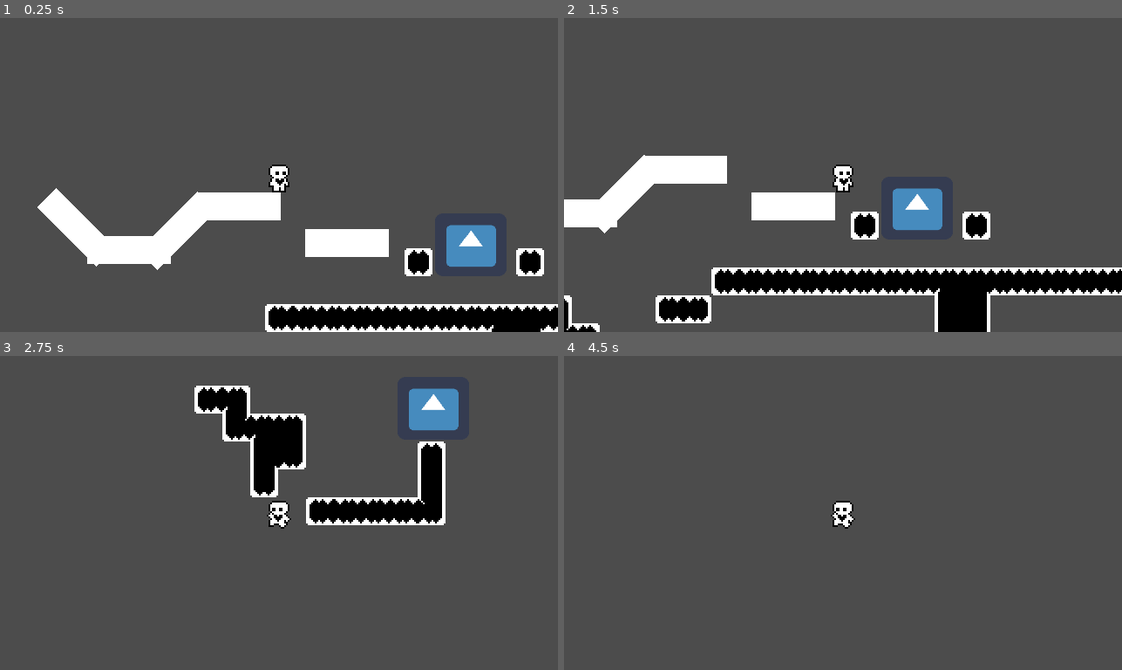
Above: before the commit, frames 1-4 (two rows, left to right).
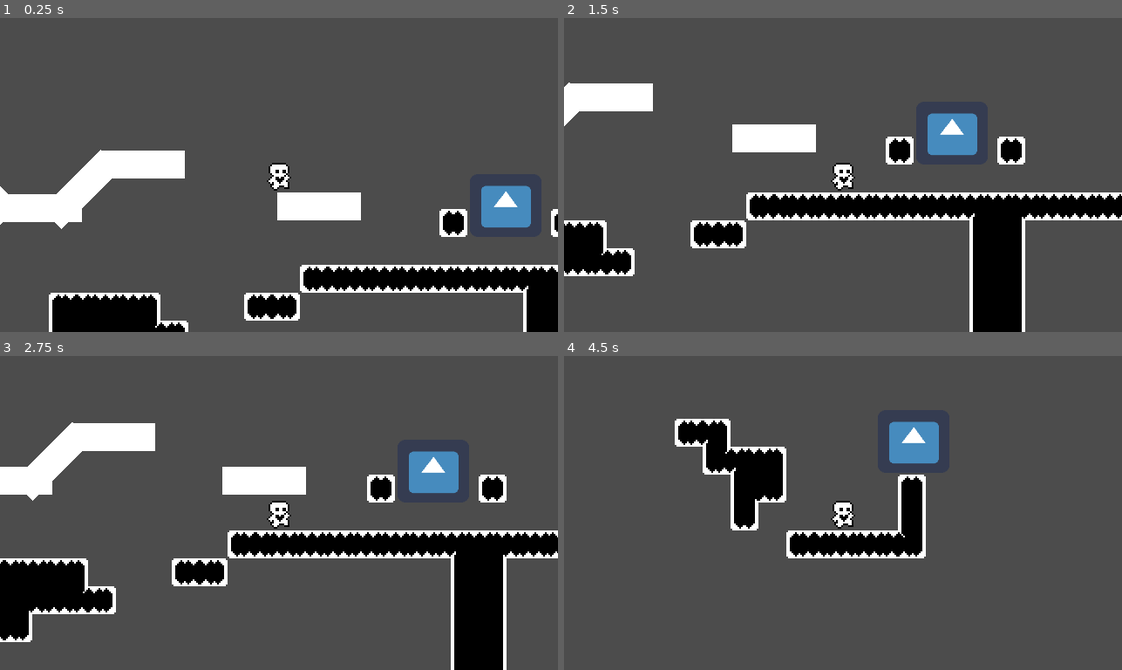
Above: after the commit, the same moments.

Repository: avilches/BetauerGodotTools
Game: Godot game, scene res://Worlds/World1.tscn
The game is run twice, just before and just after one commit, with the same random seed, the same clock (stepped at 60 frames per second) and the same inputs. The engine's default icon, where the game draws it, is replaced by a stand-in: a white triangle on a blue panel in a dark square.
Inputs:
- Up to frame 1 (0.25 s): no input
- Up to frame 2 (1.5 s): hold Right (ui_right) from 0.53 s (still down); tap Up (ui_up) at 0.77 s
- Up to frame 3 (2.75 s): tap Up (ui_up) at 1.52 s; release Right (ui_right) at 2.03 s; hold Left (ui_left) from 2.03 s (still down)
- Up to frame 4 (4.5 s): release Left (ui_left) at 2.78 s; hold Right (ui_right) 2.78-4.28 s; tap Up (ui_up) at 3.02, 3.77 s; hold Left (ui_left) from 4.28 s (still down)

The runs differ from the first frame. In frame 1, 24% of the frame differs, in the area x 0-100%, y 41-100%; in frame 2, 27%, in the area x 0-100%, y 20-100%; in frame 3, 26%; in frame 4, 7.9%.

Commit message:
Plataformas moviendose (falla)

Diff:
--- a/Scenes/Player.gd
+++ b/Scenes/Player.gd
@@ -42,7 +42,8 @@
 var lastAcc = 0
 
 func flip(left):
-	sprite.flip_h = left;
+	pass
+#	sprite.flip_h = left;
 	#sprite.scale.x = -1 if left else 1
 
 func _process(delta):
@@ -65,11 +66,11 @@
 		if abs(motion.x) >= MAX_SPEED:
 			if lastAcc > 0 && DEBUG_ACCELERATION: print("FULL THROTLE IN "+str(OS.get_ticks_msec()-lastAcc))
 			lastAcc = 0
-		animationPlayer.play("Run")
+#		animationPlayer.play("Run")
 		flip(x_input < 0)
 	else:
 		# para suavamente
-		animationPlayer.play("Stand")
+#		animationPlayer.play("Stand")
 		if abs(motion.x) < STOP_IF_SPEED_IS_LESS_THAN: motion.x = 0
 		else: motion.x *= FRICTION if is_on_floor() else AIR_RESISTANCE
 
@@ -80,7 +81,7 @@
 			motion.y = -JUMP_FORCE
 			isJumping = true
 	else:
-		animationPlayer.play("Jump")
+#		animationPlayer.play("Jump")
 		if Input.is_action_just_released("ui_up") and motion.y < -JUMP_FORCE/2:
 			motion.y = -JUMP_FORCE/2
 
@@ -115,8 +116,8 @@
 		set_collision_mask_bit(1, true)
 
 func _physics_process(delta):
-	if Input.is_action_pressed("ui_down"): fall_through()
-	else: cancel_fall_through()
+	#if Input.is_action_pressed("ui_down"): fall_through()
+	#else: cancel_fall_through()
 
 	motion.y += GRAVITY * delta
 	motion.x = clamp(motion.x, -MAX_SPEED, MAX_SPEED)
@@ -125,7 +126,10 @@
 	debug_motion()
 
 	var raycastSnapToSlope = Vector2.ZERO if isJumping else SLOPE_RAYCAST_VECTOR
-	var remain = move_and_slide_with_snap(motion, raycastSnapToSlope, FLOOR, STOP_ON_SLOPES)
+#	var is_on_platform = platform_detector.is_colliding()
+	var is_on_platform = is_on_floor()
+#	var remain = move_and_slide(motion, Vector2.UP)
+	var remain = move_and_slide_with_snap(motion, raycastSnapToSlope, FLOOR, false, 4, 0.9, false)
 	lastMotion = motion
 	motion.y = remain.y # this line stops the gravity accumulation
 	if (!STOP_ON_SLOPES): motion.x = remain.x
--- a/Scenes/WorldComplete.gd
+++ b/Scenes/WorldComplete.gd
@@ -3,9 +3,18 @@
 
 export(String, FILE, "*.tscn") var next_scene;
 
-func _physics_process(delta):
-	var bodies = get_overlapping_bodies();
-	for body in bodies:
-		if body.name == "Player":
+#func _physics_process(delta):
+#	var bodies = get_overlapping_bodies();
+#	for body in bodies:
+#		if body.name == "Player":
 			# var scene_name = get_tree().get_current_scene().get_name()
-			get_tree().change_scene(next_scene)
+			#get_tree().change_scene(next_scene)
+
+
+
+
+
+func _on_WorldComplete_body_shape_entered(body_id, body, body_shape, area_shape):
+	if body.name == "Player":
+		# var scene_name = get_tree().get_current_scene().get_name()
+		get_tree().change_scene(next_scene)
--- a/Scenes/WorldComplete.tscn
+++ b/Scenes/WorldComplete.tscn
@@ -17,3 +17,4 @@
 position = Vector2( 2, 35 )
 scale = Vector2( 0.320312, 0.28125 )
 texture = ExtResource( 2 )
+[connection signal="body_shape_entered" from="." to="." method="_on_WorldComplete_body_shape_entered"]
--- /dev/null
+++ b/Worlds/FollowPath.gd
@@ -0,0 +1,22 @@
+extends KinematicBody2D
+
+var move_speed = 100
+export (NodePath) var patrol_path
+var patrol_points
+var patrol_index = 0
+var velocity
+
+func _ready():
+	if patrol_path:
+		patrol_points = get_node(patrol_path).curve.get_baked_points()
+
+
+func _physics_process(delta):
+	if !patrol_path:
+		return
+	var target = patrol_points[patrol_index]
+	if position.distance_to(target) < 1:
+		patrol_index = wrapi(patrol_index + 1, 0, patrol_points.size())
+		target = patrol_points[patrol_index]
+	velocity = (target - position).normalized() * move_speed
+	velocity = move_and_slide(velocity)
--- /dev/null
+++ b/Worlds/PlatformMove2.gd
@@ -0,0 +1,23 @@
+extends KinematicBody2D
+
+onready var path = $'Platform path/PathFollow2D'
+
+onready var original = position
+var enabled = true
+# Called when the node enters the scene tree for the first time.
+func _ready():
+	original = position
+
+var move_speed = 10
+func _physics_process(delta):
+	if (enabled):
+		var target = original + path.position
+
+#		var target = patrol_points[patrol_index]
+		var velocity = (target - position)
+#		move_and_slide(velocity)
+
+		position = target
+
+		path.set_offset(path.get_offset() + 10 * delta)
+#	transform.origin = path.transform.origin
--- a/Worlds/World1.tscn
+++ b/Worlds/World1.tscn
@@ -1,37 +1,89 @@
-[gd_scene load_steps=6 format=2]
+[gd_scene load_steps=10 format=2]
 
 [ext_resource path="res://Scenes/Player.tscn" type="PackedScene" id=1]
 [ext_resource path="res://tools/Filler2D.gd" type="Script" id=2]
 [ext_resource path="res://Scenes/WorldComplete.tscn" type="PackedScene" id=3]
+[ext_resource path="res://Worlds/PlatformMove2.gd" type="Script" id=4]
 [ext_resource path="res://Tilemaps/MyTileMap.tscn" type="PackedScene" id=5]
 
 [sub_resource type="RectangleShape2D" id=1]
 extents = Vector2( 24, 8 )
 
+[sub_resource type="RectangleShape2D" id=2]
+extents = Vector2( 24, 7 )
+
+[sub_resource type="Animation" id=3]
+length = 2.0
+loop = true
+tracks/0/type = "value"
+tracks/0/path = NodePath(".:position")
+tracks/0/interp = 1
+tracks/0/loop_wrap = true
+tracks/0/imported = false
+tracks/0/enabled = true
+tracks/0/keys = {
+"times": PoolRealArray( 0, 1 ),
+"transitions": PoolRealArray( 1, 1 ),
+"update": 0,
+"values": [ Vector2( 210, 0 ), Vector2( 230, 10 ) ]
+}
+
+[sub_resource type="Curve2D" id=4]
+_data = {
+"points": PoolVector2Array( 0, 0, 0, 0, -2, 2, 0, 0, 0, 0, 9, 5, 0, 0, 0, 0, 42, 8, 0, 0, 0, 0, 16, 13, 0, 0, 0, 0, 0, 15, 0, 0, 0, 0, -13, 14, 0, 0, 0, 0, -39, 7, 0, 0, 0, 0, -20, 2, 0, 0, 0, 0, -2, 2 )
+}
+
 [node name="World1" type="Node2D"]
+position = Vector2( 263, -10 )
 
 [node name="MyTileMap" parent="." instance=ExtResource( 5 )]
-tile_data = PoolIntArray( 0, 0, 3, 19, 0, 196611, 23, 0, 196611, 6 …(2729 unchanged characters)…
+tile_data = PoolIntArray( -393215, 0, 196611, 0, 0, 3, 19, 0, 196611, 23, 0, 196611, 6 …(2729 unchanged characters)…
 
 [node name="Player" parent="." instance=ExtResource( 1 )]
-position = Vector2( 232, -58 )
+position = Vector2( 212, -38 )
+
+[node name="Another platform" type="KinematicBody2D" parent="."]
+position = Vector2( 20, -4 )
+collision_layer = 2
+collision_mask = 2147483648
+motion/sync_to_physics = true
+
+[node name="CollisionShape2D5" type="CollisionShape2D" parent="Another platform"]
+position = Vector2( 210, 0 )
+shape = SubResource( 1 )
+one_way_collision = true
+script = ExtResource( 2 )
+
+[node name="Area2D" type="Area2D" parent="Another platform/CollisionShape2D5"]
+visible = false
+position = Vector2( -263.041, 0 )
+input_pickable = false
+collision_layer = 3
+collision_mask = 0
+
+[node name="CollisionShape2D" type="CollisionShape2D" parent="Another platform/CollisionShape2D5/Area2D"]
+position = Vector2( 263, 0 )
+shape = SubResource( 2 )
+script = ExtResource( 2 )
+color = Color( 0.901961, 0.556863, 0.556863, 1 )
+
+[node name="AnimationPlayer" type="AnimationPlayer" parent="Another platform/CollisionShape2D5"]
+autoplay = "up down"
+"anims/up down" = SubResource( 3 )
 
 [node name="WorldComplete" parent="." instance=ExtResource( 3 )]
 position = Vector2( 340, -37 )
 next_scene = "res://Worlds/World2.tscn"
 
 [node name="Platform move" type="KinematicBody2D" parent="."]
+position = Vector2( -75, -4 )
 collision_layer = 2
-collision_mask = 0
+collision_mask = 2147483648
+motion/sync_to_physics = true
+script = ExtResource( 4 )
 
 [node name="CollisionShape2D" type="CollisionShape2D" parent="Platform move"]
-position = Vector2( 146, 1 )
-shape = SubResource( 1 )
-one_way_collision = true
-script = ExtResource( 2 )
-
-[node name="CollisionShape2D5" type="CollisionShape2D" parent="Platform move"]
-position = Vector2( 271, -3 )
+position = Vector2( 150, 1 )
 shape = SubResource( 1 )
 one_way_collision = true
 script = ExtResource( 2 )
@@ -55,3 +107,11 @@
 shape = SubResource( 1 )
 one_way_collision = true
 script = ExtResource( 2 )
+
+[node name="Platform path" type="Path2D" parent="Platform move"]
+position = Vector2( 140, -52 )
+curve = SubResource( 4 )
+
+[node name="PathFollow2D" type="PathFollow2D" parent="Platform move/Platform path"]
+position = Vector2( -2, 2 )
+rotation = 0.266252
--- /dev/null
+++ b/Worlds/World3.tscn
@@ -0,0 +1,67 @@
+[gd_scene load_steps=7 format=2]
+
+[ext_resource path="res://tools/Filler2D.gd" type="Script" id=1]
+[ext_resource path="res://Scenes/Player.gd" type="Script" id=2]
+[ext_resource path="res://icon.png" type="Texture" id=3]
+
+[sub_resource type="RectangleShape2D" id=1]
+extents = Vector2( 20, 3 )
+
+[sub_resource type="Animation" id=2]
+resource_name = "platf"
+length = 2.0
+loop = true
+tracks/0/type = "bezier"
+tracks/0/path = NodePath(".:position:x")
+tracks/0/interp = 1
+tracks/0/loop_wrap = true
+tracks/0/imported = false
+tracks/0/enabled = true
+tracks/0/keys = {
+"points": PoolRealArray( 40, -0.25, 0, 0.441545, -5.5, 20, -0.376643, 1.5, 0.37658, 0.5, 40, -0.448341, 0.5, 0.25, 0 ),
+"times": PoolRealArray( 0, 1, 2 )
+}
+tracks/1/type = "bezier"
+tracks/1/path = NodePath(".:position:y")
+tracks/1/interp = 1
+tracks/1/loop_wrap = true
+tracks/1/imported = false
+tracks/1/enabled = true
+tracks/1/keys = {
+"points": PoolRealArray( 0, -0.25, 0, 0.25, 0, 0, -0.25, 0, 0.25, 0, 0, -0.25, 0, 0.25, 0 ),
+"times": PoolRealArray( 0, 0.5, 2 )
+}
+
+[sub_resource type="RectangleShape2D" id=3]
+extents = Vector2( 2, 4 )
+
+[node name="World3" type="Node2D"]
+
+[node name="icon" type="Sprite" parent="."]
+visible = false
+position = Vector2( 32, -15 )
+texture = ExtResource( 3 )
+
+[node name="Platform" type="KinematicBody2D" parent="."]
+position = Vector2( 40, 0 )
+motion/sync_to_physics = true
+
+[node name="CollisionShape2D" type="CollisionShape2D" parent="Platform"]
+shape = SubResource( 1 )
+script = ExtResource( 1 )
+
+[node name="AnimationPlayer" type="AnimationPlayer" parent="Platform"]
+autoplay = "platf"
+anims/platf = SubResource( 2 )
+
+[node name="Character" type="KinematicBody2D" parent="."]
+position = Vector2( 36, -20 )
+collision_mask = 3
+script = ExtResource( 2 )
+
+[node name="Collisionshape2D" type="CollisionShape2D" parent="Character"]
+shape = SubResource( 3 )
+script = ExtResource( 1 )
+
+[node name="Camera2D" type="Camera2D" parent="Character"]
+current = true
--- a/tools/Filler2D.gd
+++ b/tools/Filler2D.gd
@@ -26,3 +26,8 @@
 		var rect_position = offset_position - Vector2(shape.radius, shape.height * 0.5)
 		var rect = Rect2(rect_position, Vector2(shape.radius * 2, shape.height))
 		draw_rect(rect, color)
+
+
+func _on_Area2D_body_shape_exited(body_id, body, body_shape, area_shape):
+	print(body)
+	pass # Replace with function body.
